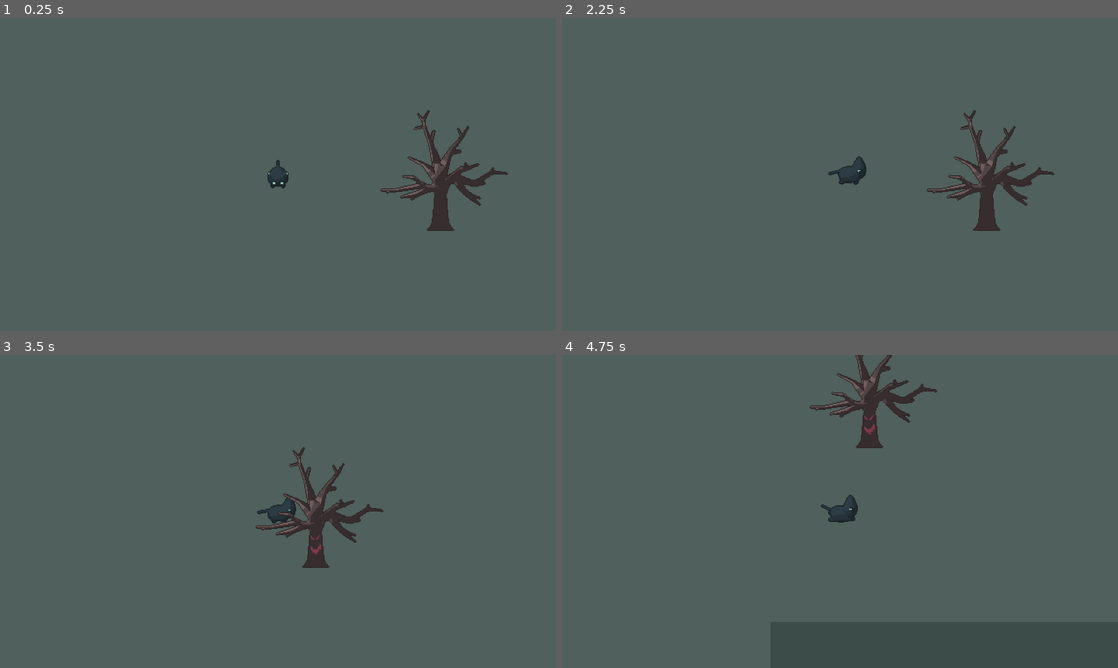
Above: before the commit, frames 1-4 (two rows, left to right).
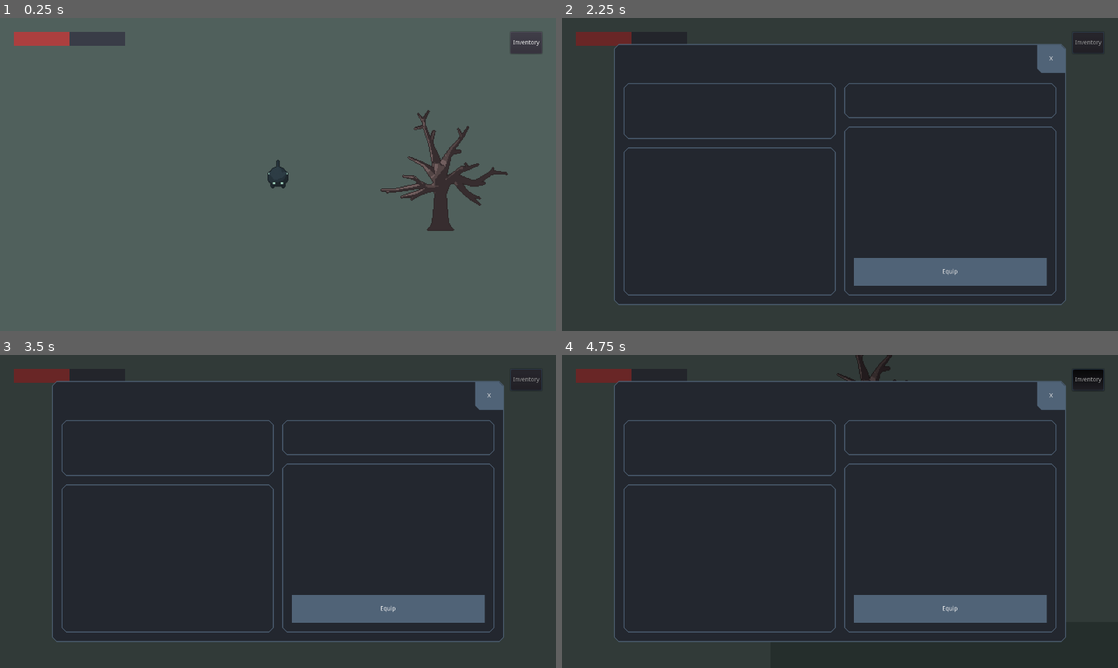
Above: after the commit, the same moments.

Repository: deerformera/neruka
Game: Godot game, scene res://worlds/world.tscn
Two runs of this game, one before a commit and one after it. Both use one fixed random seed, a clock stepped at 60 frames per second and the inputs below.
Inputs (mouse positions are in pixels of both pictures, inside the frame that each line leads up to):
- Up to frame 1 (0.25 s): no input
- Up to frame 2 (2.25 s): click (1090, 43) at 0.5 s, where only the run after the commit has a clickable "Inventory"; click (1051, 58) at 1.25 s, where only the run after the commit has a clickable "X"; tap Enter at 2 s; hold D (n_right) from 2.03 s (still down); tap 1 (n_ability1) at 2.1 s
- Up to frame 3 (3.5 s): release D (n_right) at 2.75 s; click (389, 608) at 2.75 s, where only the run after the commit has a clickable "Equip"
- Up to frame 4 (4.75 s): hold S (n_down) 3.53-4.28 s; tap 2 (n_ability2) at 3.6 s; hold D (n_right) from 4.28 s (still down); hold Space (n_attack) from 4.28 s (still down)

The runs differ from the first frame. In frame 1, 1.3% of the frame differs, in the area x 2-98%, y 4-12%; in frame 2, 96%; in frame 3, 96%; in frame 4, 97%, in the area x 0-100%, y 0-100%.

Commit message:
GUI barebones

Diff:
--- a/characters/cat/cat.tscn
+++ b/characters/cat/cat.tscn
@@ -1775,3 +1775,7 @@
 enabled = true
 cast_to = Vector2( 32, 0 )
 collision_mask = 5
+
+[node name="InteractRay" type="RayCast2D" parent="."]
+enabled = true
+cast_to = Vector2( 50, 0 )
--- a/characters/cat/states/normal.gd
+++ b/characters/cat/states/normal.gd
@@ -5,6 +5,7 @@
 	if vec:
 		owner.velocity_static = vec
 		owner.animstate.travel("Walk")
+		owner.get_node("InteractRay").rotation = vec.angle()
 	else: owner.animstate.travel("Idle")
 
 	owner.velocity = lerp(owner.velocity, vec * 200, 0.22)
--- /dev/null
+++ b/gui/HUD.gd
@@ -0,0 +1,7 @@
+extends CanvasLayer
+
+func _ready():
+	$M/Top/Button.connect("pressed", self, "pressed")
+
+func pressed():
+	Tab.open("inventory")
--- /dev/null
+++ b/gui/HUD.tscn
@@ -0,0 +1,47 @@
+[gd_scene load_steps=4 format=2]
+
+[ext_resource path="res://gui/HUD.gd" type="Script" id=1]
+
+[sub_resource type="StyleBoxFlat" id=1]
+bg_color = Color( 0.678431, 0.25098, 0.25098, 1 )
+
+[sub_resource type="StyleBoxFlat" id=2]
+bg_color = Color( 0.227451, 0.239216, 0.282353, 1 )
+
+[node name="HUD" type="CanvasLayer"]
+script = ExtResource( 1 )
+
+[node name="M" type="MarginContainer" parent="."]
+anchor_right = 1.0
+anchor_bottom = 1.0
+mouse_filter = 2
+custom_constants/margin_right = 32
+custom_constants/margin_top = 32
+custom_constants/margin_left = 32
+custom_constants/margin_bottom = 32
+
+[node name="Top" type="HBoxContainer" parent="M"]
+margin_left = 32.0
+margin_top = 32.0
+margin_right = 1248.0
+margin_bottom = 82.0
+mouse_filter = 2
+size_flags_vertical = 0
+
+[node name="ProgressBar" type="ProgressBar" parent="M/Top"]
+margin_right = 256.0
+margin_bottom = 32.0
+rect_min_size = Vector2( 256, 32 )
+custom_styles/fg = SubResource( 1 )
+custom_styles/bg = SubResource( 2 )
+value = 50.0
+percent_visible = false
+
+[node name="Button" type="Button" parent="M/Top"]
+margin_left = 1143.0
+margin_right = 1216.0
+margin_bottom = 50.0
+rect_min_size = Vector2( 50, 50 )
+size_flags_horizontal = 10
+size_flags_vertical = 0
+text = "Inventory"
--- /dev/null
+++ b/gui/default.tres
@@ -0,0 +1,40 @@
+[gd_resource type="Theme" load_steps=6 format=2]
+
+[sub_resource type="StyleBoxFlat" id=3]
+bg_color = Color( 0.180392, 0.27451, 0.34902, 1 )
+corner_detail = 1
+
+[sub_resource type="StyleBoxFlat" id=2]
+bg_color = Color( 0.317647, 0.392157, 0.470588, 1 )
+corner_detail = 1
+
+[sub_resource type="StyleBoxFlat" id=4]
+bg_color = Color( 0.141176, 0.156863, 0.188235, 1 )
+border_width_left = 2
+border_width_top = 2
+border_width_right = 2
+border_width_bottom = 2
+border_color = Color( 0.317647, 0.392157, 0.470588, 1 )
+corner_radius_top_left = 10
+corner_radius_top_right = 10
+corner_radius_bottom_right = 10
+corner_radius_bottom_left = 10
+corner_detail = 1
+
+[sub_resource type="StyleBoxFlat" id=5]
+bg_color = Color( 0.152941, 0.215686, 0.286275, 1 )
+
+[sub_resource type="StyleBoxFlat" id=1]
+bg_color = Color( 0.498039, 0.180392, 0.341176, 1 )
+
+[resource]
+Button/styles/disabled = SubResource( 3 )
+Button/styles/hover = SubResource( 2 )
+Button/styles/normal = SubResource( 2 )
+Button/styles/pressed = SubResource( 3 )
+Label/styles/normal = null
+Panel/styles/panel = SubResource( 4 )
+PanelContainer/styles/panel = SubResource( 4 )
+ProgressBar/styles/bg = SubResource( 5 )
+ProgressBar/styles/fg = SubResource( 1 )
+TabContainer/styles/panel = SubResource( 4 )
--- /dev/null
+++ b/gui/tab.gd
@@ -0,0 +1,16 @@
+extends CanvasLayer
+
+func _ready():
+	self.hide()
+	$M/P/VB/Top/Button.connect("pressed", self, "pressed")
+
+func pressed():
+	for i in $M/P/VB/Main.get_children(): i.queue_free()
+	self.hide()
+
+func open(val: String):
+	self.show()
+	var tab: Control = load("res://gui/tabs/" + val + ".tscn").instance()
+
+	for i in $M/P/VB/Main.get_children(): i.queue_free()
+	$M/P/VB/Main.add_child(tab)
--- /dev/null
+++ b/gui/tab.tscn
@@ -0,0 +1,80 @@
+[gd_scene load_steps=5 format=2]
+
+[ext_resource path="res://gui/default.tres" type="Theme" id=1]
+[ext_resource path="res://gui/tab.gd" type="Script" id=2]
+
+[sub_resource type="StyleBoxFlat" id=1]
+bg_color = Color( 0.317647, 0.392157, 0.470588, 1 )
+corner_radius_top_right = 10
+corner_radius_bottom_left = 10
+corner_detail = 1
+
+[sub_resource type="StyleBoxFlat" id=2]
+bg_color = Color( 0.172549, 0.207843, 0.247059, 1 )
+corner_radius_top_right = 10
+corner_radius_bottom_left = 10
+corner_detail = 1
+
+[node name="Tab" type="CanvasLayer"]
+script = ExtResource( 2 )
+
+[node name="ColorRect" type="ColorRect" parent="."]
+anchor_right = 1.0
+anchor_bottom = 1.0
+color = Color( 0, 0, 0, 0.392157 )
+
+[node name="M" type="MarginContainer" parent="."]
+anchor_right = 1.0
+anchor_bottom = 1.0
+mouse_filter = 2
+theme = ExtResource( 1 )
+custom_constants/margin_right = 120
+custom_constants/margin_top = 60
+custom_constants/margin_left = 120
+custom_constants/margin_bottom = 60
+
+[node name="P" type="PanelContainer" parent="M"]
+margin_left = 120.0
+margin_top = 60.0
+margin_right = 1160.0
+margin_bottom = 660.0
+mouse_filter = 2
+
+[node name="VB" type="VBoxContainer" parent="M/P"]
+margin_left = 4.0
+margin_top = 4.0
+margin_right = 1036.0
+margin_bottom = 596.0
+mouse_filter = 2
+
+[node name="Top" type="HBoxContainer" parent="M/P/VB"]
+margin_right = 1032.0
+margin_bottom = 64.0
+rect_min_size = Vector2( 0, 64 )
+mouse_filter = 2
+
+[node name="Button" type="Button" parent="M/P/VB/Top"]
+margin_left = 968.0
+margin_right = 1032.0
+margin_bottom = 64.0
+rect_min_size = Vector2( 64, 64 )
+focus_mode = 0
+size_flags_horizontal = 10
+custom_styles/hover = SubResource( 1 )
+custom_styles/pressed = SubResource( 2 )
+custom_styles/focus = SubResource( 1 )
+custom_styles/disabled = SubResource( 2 )
+custom_styles/normal = SubResource( 1 )
+text = "X"
+
+[node name="Main" type="MarginContainer" parent="M/P/VB"]
+margin_top = 68.0
+margin_right = 1032.0
+margin_bottom = 592.0
+mouse_filter = 2
+size_flags_horizontal = 3
+size_flags_vertical = 3
+custom_constants/margin_right = 20
+custom_constants/margin_top = 20
+custom_constants/margin_left = 20
+custom_constants/margin_bottom = 20
--- /dev/null
+++ b/gui/tabs/inventory.gd
@@ -0,0 +1,22 @@
+extends HBoxContainer
+
+var item = preload("res://gui/tabs/inventoryItem.tscn")
+
+var selected: int = 0
+
+func _ready():
+	$Right/Bottom/M/VB/EquipButton.connect("pressed", self, "onEquip")
+	refresh()
+
+func refresh():
+	pass
+
+func createItem(id: int) -> Button:
+	if id <= 0: return null
+	var item_ins = item.instance()
+	item_ins.name = str(id)
+	item_ins.get_node("Label").text = str(id)
+	return item_ins
+
+func onEquip():
+	pass
--- /dev/null
+++ b/gui/tabs/inventory.tscn
@@ -0,0 +1,135 @@
+[gd_scene load_steps=3 format=2]
+
+[ext_resource path="res://gui/tabs/inventory.gd" type="Script" id=1]
+
+[sub_resource type="StyleBoxEmpty" id=1]
+
+[node name="Inventory" type="HBoxContainer"]
+anchor_right = 1.0
+anchor_bottom = 1.0
+mouse_filter = 2
+custom_constants/separation = 20
+script = ExtResource( 1 )
+
+[node name="Left" type="VBoxContainer" parent="."]
+margin_right = 630.0
+margin_bottom = 720.0
+mouse_filter = 2
+size_flags_horizontal = 3
+custom_constants/separation = 20
+
+[node name="Top" type="PanelContainer" parent="Left"]
+margin_right = 630.0
+margin_bottom = 128.0
+rect_min_size = Vector2( 0, 128 )
+mouse_filter = 2
+
+[node name="Equipped" type="HBoxContainer" parent="Left/Top"]
+margin_left = 7.0
+margin_top = 7.0
+margin_right = 623.0
+margin_bottom = 121.0
+mouse_filter = 2
+custom_constants/separation = 20
+alignment = 1
+
+[node name="Bottom" type="PanelContainer" parent="Left"]
+margin_top = 148.0
+margin_right = 630.0
+margin_bottom = 720.0
+mouse_filter = 2
+size_flags_vertical = 3
+
+[node name="S" type="ScrollContainer" parent="Left/Bottom"]
+margin_left = 7.0
+margin_top = 7.0
+margin_right = 623.0
+margin_bottom = 565.0
+mouse_filter = 2
+
+[node name="M" type="MarginContainer" parent="Left/Bottom/S"]
+margin_right = 616.0
+margin_bottom = 558.0
+mouse_filter = 2
+size_flags_horizontal = 3
+size_flags_vertical = 3
+custom_constants/margin_right = 20
+custom_constants/margin_top = 20
+custom_constants/margin_left = 20
+custom_constants/margin_bottom = 20
+
+[node name="Equipments" type="GridContainer" parent="Left/Bottom/S/M"]
+margin_left = 308.0
+margin_top = 20.0
+margin_right = 308.0
+margin_bottom = 538.0
+mouse_filter = 2
+size_flags_horizontal = 4
+custom_constants/vseparation = 20
+custom_constants/hseparation = 20
+columns = 4
+
+[node name="Right" type="VBoxContainer" parent="."]
+margin_left = 650.0
+margin_right = 1280.0
+margin_bottom = 720.0
+mouse_filter = 2
+size_flags_horizontal = 3
+custom_constants/separation = 20
+
+[node name="Top" type="PanelContainer" parent="Right"]
+margin_right = 630.0
+margin_bottom = 80.0
+rect_min_size = Vector2( 0, 80 )
+mouse_filter = 2
+
+[node name="Name" type="Label" parent="Right/Top"]
+margin_left = 7.0
+margin_top = 7.0
+margin_right = 623.0
+margin_bottom = 73.0
+size_flags_vertical = 1
+custom_styles/normal = SubResource( 1 )
+align = 1
+valign = 1
+
+[node name="Bottom" type="PanelContainer" parent="Right"]
+margin_top = 100.0
+margin_right = 630.0
+margin_bottom = 720.0
+mouse_filter = 2
+size_flags_vertical = 3
+
+[node name="M" type="MarginContainer" parent="Right/Bottom"]
+margin_left = 7.0
+margin_top = 7.0
+margin_right = 623.0
+margin_bottom = 613.0
+mouse_filter = 2
+custom_constants/margin_right = 20
+custom_constants/margin_top = 20
+custom_constants/margin_left = 20
+custom_constants/margin_bottom = 20
+
+[node name="VB" type="VBoxContainer" parent="Right/Bottom/M"]
+margin_left = 20.0
+margin_top = 20.0
+margin_right = 596.0
+margin_bottom = 586.0
+mouse_filter = 2
+custom_constants/separation = 20
+
+[node name="Desc" type="RichTextLabel" parent="Right/Bottom/M/VB"]
+margin_right = 576.0
+margin_bottom = 482.0
+mouse_filter = 2
+size_flags_vertical = 3
+
+[node name="EquipButton" type="Button" parent="Right/Bottom/M/VB"]
+margin_top = 502.0
+margin_right = 576.0
+margin_bottom = 566.0
+rect_min_size = Vector2( 0, 64 )
+focus_mode = 0
+size_flags_vertical = 8
+text = "Equip"
--- /dev/null
+++ b/gui/tabs/inventoryItem.tscn
@@ -0,0 +1,15 @@
+[gd_scene format=2]
+
+[node name="InventoryItem" type="Button"]
+margin_right = 80.0
+margin_bottom = 80.0
+rect_min_size = Vector2( 80, 80 )
+focus_mode = 0
+size_flags_vertical = 4
+toggle_mode = true
+
+[node name="Label" type="Label" parent="."]
+anchor_right = 1.0
+anchor_bottom = 1.0
+align = 1
+valign = 1
--- a/misc/scenes/orb.tscn
+++ b/misc/scenes/orb.tscn
@@ -1,12 +1,13 @@
 [gd_scene load_steps=4 format=2]
 
-[ext_resource path="res://misc/proto/proto-sprite.png" type="Texture" id=1]
+[ext_resource path="res://misc/proto/protoSprite.png" type="Texture" id=1]
 [ext_resource path="res://misc/scenes/orb.gd" type="Script" id=2]
 
 [sub_resource type="CircleShape2D" id=1]
 radius = 8.0
 
 [node name="Orb" type="Area2D"]
+z_index = 1
 collision_layer = 0
 collision_mask = 2
 script = ExtResource( 2 )
--- a/project.godot
+++ b/project.godot
@@ -44,7 +44,9 @@
 
 [autoload]
 
-Utils="*res://scripts/utilities.gd"
+Utils="*res://controller/utilities.gd"
+HUD="*res://gui/HUD.tscn"
+Tab="*res://gui/tab.tscn"
 
 [display]
 
@@ -127,6 +129,10 @@
  ]
 }
 
+[input_devices]
+
+pointing/emulate_touch_from_mouse=true
+
 [layer_names]
 
 2d_physics/layer_1="world"
Renamed: scripts/utilities.gd -> controller/utilities.gd
Renamed: misc/proto/proto-analog.png -> misc/proto/protoAnalog.png
Not shown, changed: misc/proto/protoAnalog.png.import
Renamed: misc/proto/proto-circle.png -> misc/proto/protoCircle.png
Not shown, changed: misc/proto/protoCircle.png.import
Renamed: misc/proto/proto-cooldown.png -> misc/proto/protoCooldownn.png
Not shown, changed: misc/proto/protoCooldownn.png.import
Renamed: misc/proto/proto-sprite.png -> misc/proto/protoSprite.png
Not shown, changed: misc/proto/protoSprite.png.import
Renamed: misc/proto/proto-tile.png -> misc/proto/protoTile.png
Not shown, changed: misc/proto/protoTile.png.import
